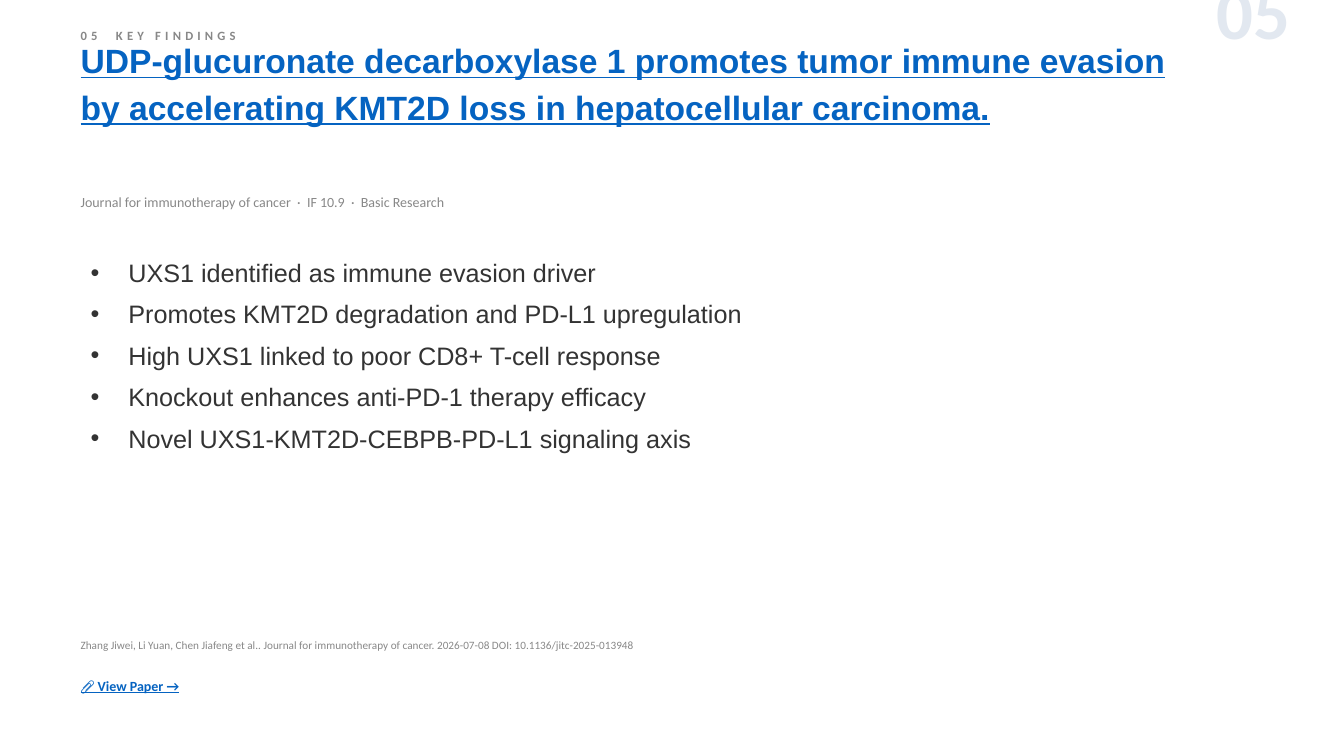
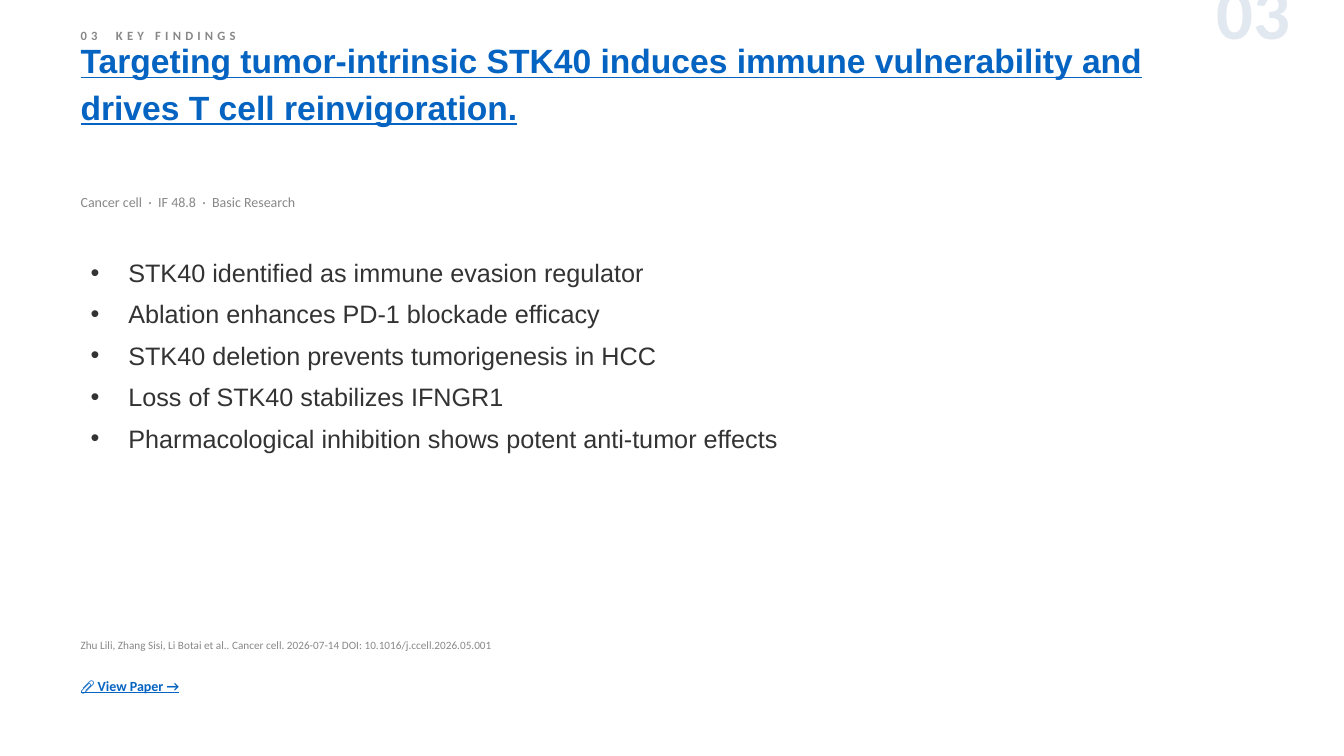
Before and after one commit to jejenhu-maker/hcc-weekly-digest, a slide deck: slide 5 of docs/digest-en.pptx (slide 7 before the commit). Drawn at 1344x756 pixels with LibreOffice and Linux fonts; fonts in the diff are those of the drawing. Boxes give left, top, right and bottom in pixels: in the first picture for what was removed or moved away, otherwise in the second. Text is boxed around its words. In the diff, an @@ line names an element or a change of style, - is before the commit and + after.

```diff
--- a/docs/digest-en.pptx
+++ b/docs/digest-en.pptx
@@ text at [1008,10,1291,10]: text changed @@
-05
+03
@@ text at [81,48,1142,127]: text changed @@
-UDP-glucuronate decarboxylase 1 promotes tumor immune evasion by accelerating KMT2D loss in hepatocellular carcinoma.
+Targeting tumor-intrinsic STK40 induces immune vulnerability and drives T cell reinvigoration.
@@ text at [81,197,295,207]: text changed @@
-Journal for immunotherapy of cancer · IF 10.9 · Basic Research
+Cancer cell · IF 48.8 · Basic Research
@@ text at [128,263,778,453]: text changed @@
-• UXS1 identified as immune evasion driver
-• Promotes KMT2D degradation and PD-L1 upregulation
-• High UXS1 linked to poor CD8+ T-cell response
-• Knockout enhances anti-PD-1 therapy efficacy
-• Novel UXS1-KMT2D-CEBPB-PD-L1 signaling axis
+• STK40 identified as immune evasion regulator
+• Ablation enhances PD-1 blockade efficacy
+• STK40 deletion prevents tumorigenesis in HCC
+• Loss of STK40 stabilizes IFNGR1
+• Pharmacological inhibition shows potent anti-tumor effects
@@ text at [81,641,492,651]: text changed @@
-Zhang Jiwei, Li Yuan, Chen Jiafeng et al.. Journal for immunotherapy of cancer. 2026-07-08 DOI: 10.1136/jitc-2025-013948
+Zhu Lili, Zhang Sisi, Li Botai et al.. Cancer cell. 2026-07-14 DOI: 10.1016/j.ccell.2026.05.001
```
Also in this commit, not shown: 11 other slides changed, 2 slides added, 2 slides removed, 2 other files.
